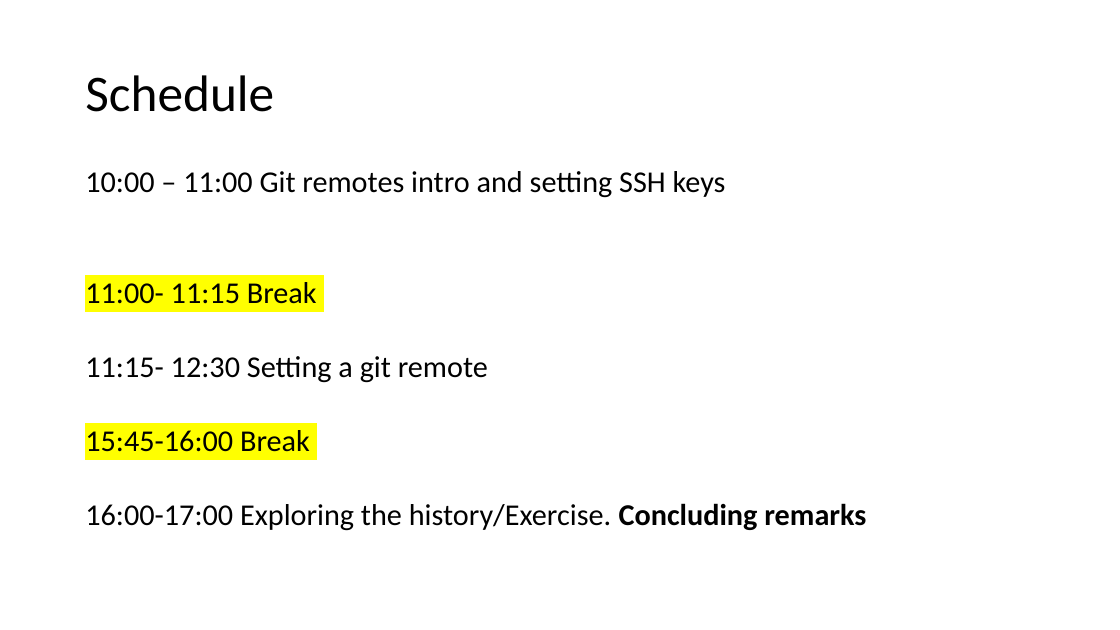
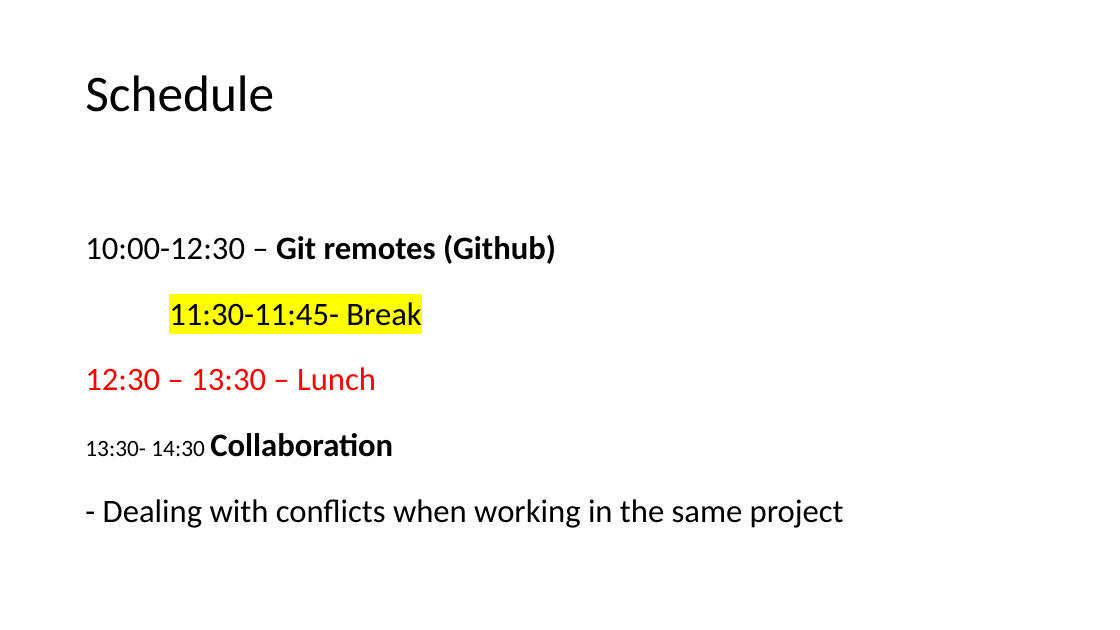
Before and after one commit to leilaicruz/Git4TUmembers_lesson, a slide deck: slide 5 of Git-remotes-intro-lesson(day 2).pptx. Drawn at 1120x630 pixels with LibreOffice and Linux fonts; fonts in the diff are those of the drawing. Boxes give left, top, right and bottom in pixels: in the first picture for what was removed or moved away, otherwise in the second. Text is boxed around its words. In the diff, an @@ line names an element or a change of style, - is before the commit and + after.

```diff
--- a/Git-remotes-intro-lesson(day 2).pptx
+++ b/Git-remotes-intro-lesson(day 2).pptx
@@ text at box(85, 235, 844, 528): text changed; size 25.9 to 28 pt @@
-10:00 – 11:00 Git remotes intro and setting SSH keys
-11:00- 11:15 Break
-11:15- 12:30 Setting a git remote
-15:45-16:00 Break
-16:00-17:00 Exploring the history/Exercise. Concluding remarks
+10:00-12:30 – Git remotes (Github)
+11:30-11:45- Break
+12:30 – 13:30 – Lunch
+13:30- 14:30 Collaboration
+- Dealing with conflicts when working in the same project
```
Also in this commit, not shown: 19 other files.
